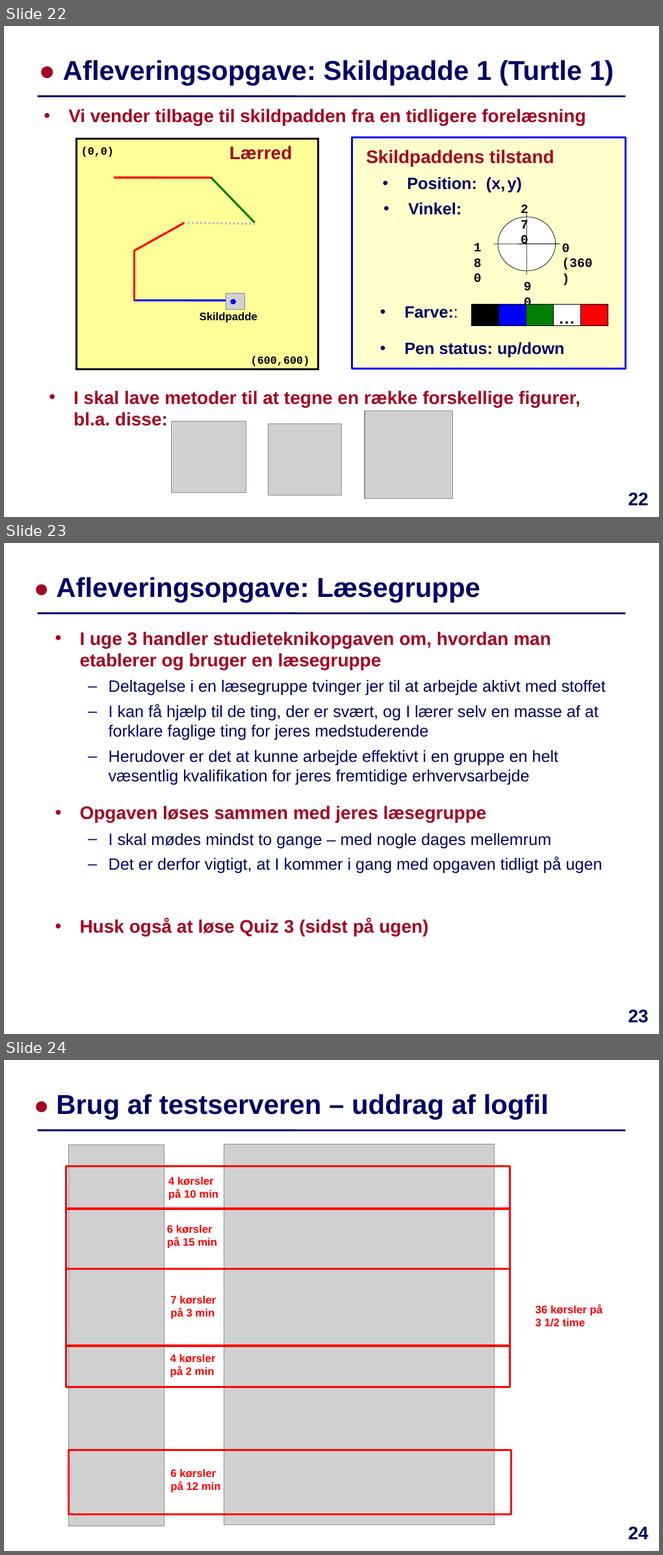
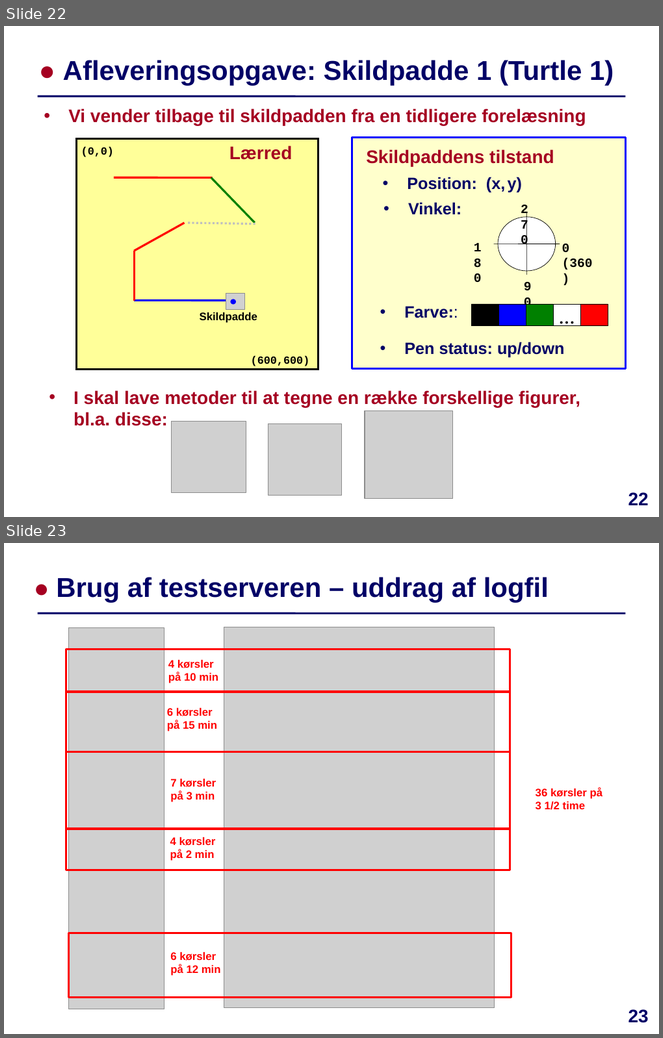
Before and after one commit to IntProgAU/Materiale, a slide deck: web/e23/uge_3a/Slides-Uge3-Mandag.pptx. Shown one above the other, each under a label of ours: slides 22, 23 and 24 before the commit, slides 22 and 23 after it. The pictures are 663x1555 and 663x1038 pixels, drawn with LibreOffice and Linux fonts; fonts in the diff are those of the drawing; grey boxes stand for pictures. Boxes give left, top, right and bottom in pixels: in the first picture for what was removed or moved away, otherwise in the second. Text is boxed around its words. In the diff, an @@ line names an element or a change of style, - is before the commit and + after.

```diff
--- a/web/e23/uge_3a/Slides-Uge3-Mandag.pptx
+++ b/web/e23/uge_3a/Slides-Uge3-Mandag.pptx
@@ slide 23 removed at (4, 543, 659, 1034), background #FFFFFF; not listed: 1 template element that a slide beside it also shows @@
@@ title removed at (56, 577, 480, 602) @@
-● Afleveringsopgave: Læsegruppe
@@ text removed at (80, 631, 606, 936) @@
-• I uge 3 handler studieteknikopgaven om, hvordan man etablerer og bruger en læsegruppe
-  – Deltagelse i en læsegruppe tvinger jer til at arbejde aktivt med stoffet
-  – I kan få hjælp til de ting, der er svært, og I lærer selv en masse af at forklare faglige ting for jeres medstuderende
-  – Herudover er det at kunne arbejde effektivt i en gruppe en helt væsentlig kvalifikation for jeres fremtidige erhvervsarbejde
-  • Opgaven løses sammen med jeres læsegruppe
-  – I skal mødes mindst to gange – med nogle dages mellemrum
-  – Det er derfor vigtigt, at I kommer i gang med opgaven tidligt på ugen
-  • Husk også at løse Quiz 3 (sidst på ugen)
@@ page number removed at (629, 1010, 649, 1023) @@
-23
@@ what was slide 24 is now slide 23 @@
@@ page number at (629, 1010, 649, 1023): text changed @@
-24
+23
```
Also in this commit, not shown: 5 slides changed, 2 other files.
